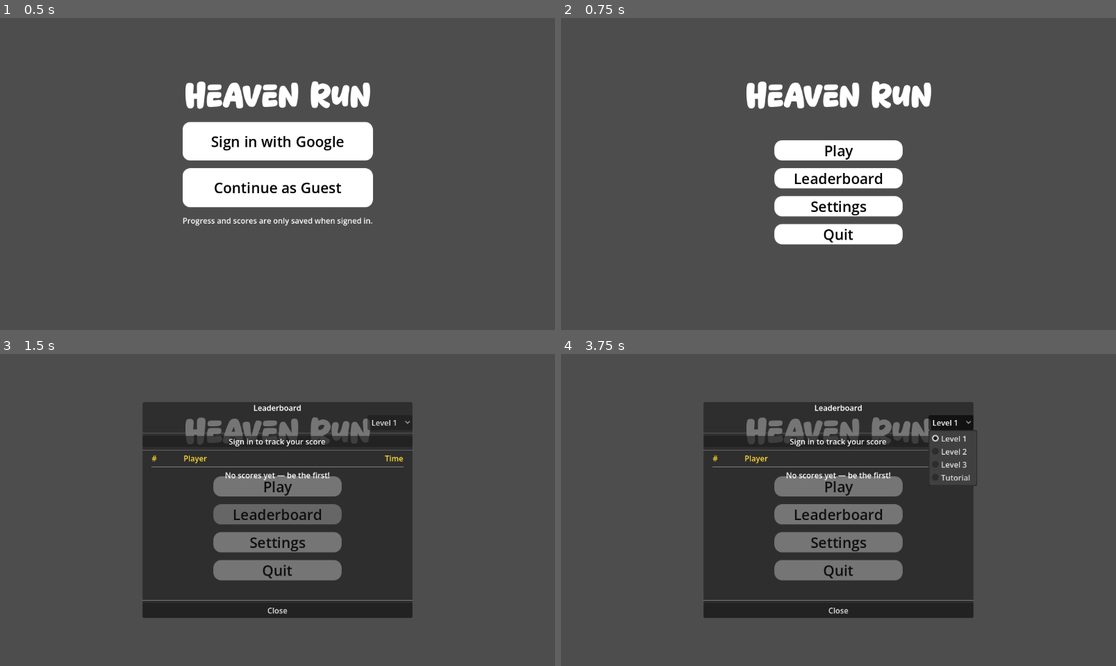
Above: before the commit, frames 1-4 (two rows, left to right).
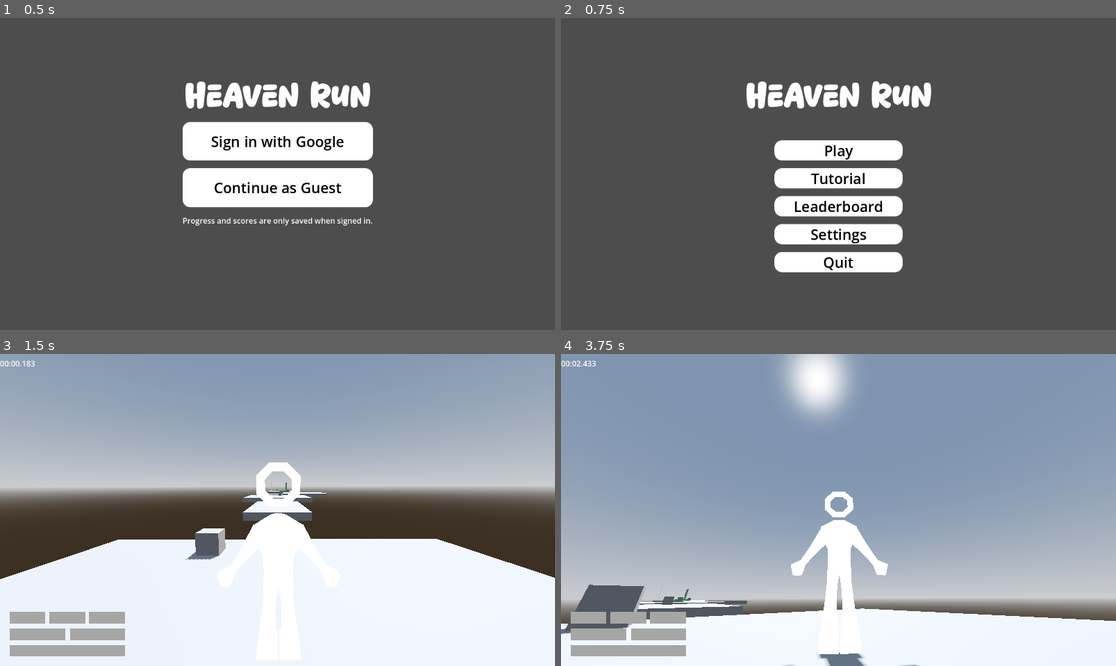
Above: after the commit, the same moments.

Repository: jpvds1/DDJD
Game: Godot game, scene res://scenes/game_controller.tscn
The game is run twice, just before and just after one commit, with the same random seed, the same clock (stepped at 60 frames per second) and the same inputs. The engine's default icon, where the game draws it, is replaced by a stand-in: a white triangle on a blue panel in a dark square.
Inputs (mouse positions are in pixels of both pictures, inside the frame that each line leads up to):
- Up to frame 1 (0.5 s): no input
- Up to frame 2 (0.75 s): click "Continue as Guest" at 0.5 s
- Up to frame 3 (1.5 s): click (277, 513) at 1.25 s, where only the run after the commit has a clickable "Tutorial"
- Up to frame 4 (3.75 s): click (838, 485) at 2 s, where only the run before the commit has a clickable "Play"; click (838, 485) at 2.75 s, where only the run before the commit has a clickable "Play"; click (949, 422) at 3.5 s, where only the run before the commit has a clickable "Level 1"

Frame 1 is identical in both runs. In frame 2, 2.4% of the frame differs, in the area x 38-62%, y 49-82%; in frame 3, 95%; in frame 4, 98%, in the area x 0-100%, y 0-100%.

Commit message:
mwnu and levels

Diff:
--- a/platformer-game/scenes/levels/level_2.tscn
+++ b/platformer-game/scenes/levels/level_2.tscn
@@ -6,12 +6,12 @@
 [ext_resource type="PackedScene" uid="uid://6sseieh1wxj" path="res://scenes/building_materials/checkpoint_platform.tscn" id="4_x42e6"]
 [ext_resource type="PackedScene" uid="uid://dy8jnv2byaaoj" path="res://scenes/ui/main_UI.tscn" id="5_6761a"]
 [ext_resource type="PackedScene" uid="uid://bhr3nup1cprgt" path="res://scenes/building_materials/end_platform.tscn" id="5_sk5k4"]
-[ext_resource type="PackedScene" uid="uid://csjbg210nkp6l" path="res://scenes/building_materials/saw_group.tscn" id="7_oc4kc"]
+[ext_resource type="PackedScene" path="res://scenes/building_materials/saw.tscn" id="7_oc4kc"]
 [ext_resource type="PackedScene" uid="uid://cyw8iqn0l8uak" path="res://scenes/building_materials/spike_trap.tscn" id="8_s8va5"]
 [ext_resource type="PackedScene" uid="uid://rtexe01uxxw6" path="res://scenes/building_materials/laser.tscn" id="9_dga24"]
-[ext_resource type="PackedScene" path="res://scenes/building_materials/runnable_wall.tscn" id="10_qxy0u"]
-[ext_resource type="PackedScene" path="res://scenes/building_materials/torch.tscn" id="11_torch1"]
-[ext_resource type="PackedScene" path="res://scenes/building_materials/wreckingball.tscn" id="12_wreck1"]
+[ext_resource type="PackedScene" uid="uid://cwdtuabcl86cl" path="res://scenes/building_materials/runnable_wall.tscn" id="10_qxy0u"]
+[ext_resource type="PackedScene" uid="uid://bvxe8ela3dk1g" path="res://scenes/building_materials/torch.tscn" id="11_torch1"]
+[ext_resource type="PackedScene" path="res://scenes/building_materials/wrecking_ball.tscn" id="12_wreck1"]
 
 [sub_resource type="ProceduralSkyMaterial" id="ProceduralSkyMaterial_64t6i"]
 sky_horizon_color = Color(0.66224277, 0.6717428, 0.6867428, 1)
@@ -42,11 +42,10 @@
 shadow_enabled = true
 
 [node name="CharacterBody3D" parent="." unique_id=1782536310 instance=ExtResource("1_ksju7")]
-transform = Transform3D(-0.99999917, 0, -0.0012740211, 0, 1, 0, 0.0012740211, 0, -0.99999917, 0, 0.508, 0)
+transform = Transform3D(-0.99999917, 0, -0.0012740211, 0, 1, 0, 0.0012740211, 0, -0.99999917, 0, 0.508, 0.41215372)
 
 [node name="Killzone" parent="." unique_id=767733067 instance=ExtResource("3_nsrm0")]
 transform = Transform3D(1, 0, 0, 0, 1, 0, 0, 0, 1, 0, -1.1847544, 0)
-collision_mask = 1
 
 [node name="CollisionShape3D" parent="Killzone" index="0" unique_id=1440156319]
 transform = Transform3D(1, 0, 0, 0, 1, 0, 0, 0, 1, 78, 0, 0)
@@ -65,17 +64,14 @@
 
 [node name="Course" type="Node3D" parent="." unique_id=191002113]
 
-[node name="Killzone" parent="Course" unique_id=767733067 instance=ExtResource("3_nsrm0")]
+[node name="Killzone" parent="Course" unique_id=545161178 instance=ExtResource("3_nsrm0")]
 transform = Transform3D(2, 0, 0, 0, 2, 0, 0, 0, 2, -37.132317, -10.922566, 25.248714)
-
-[node name="CollisionShape3D" parent="Course/Killzone" index="0" unique_id=1440156319]
-transform = Transform3D(1, 0, 0, 0, 1, 0, 0, 0, 1, 141.957, 0, -36.809204)
 
 [node name="Torch_01" parent="Course" unique_id=210010002 instance=ExtResource("11_torch1")]
 transform = Transform3D(1, 0, 0, 0, 1, 0, 0, 0, 1, 0, 1.5, 1.2)
 
 [node name="Torch_02" parent="Course" unique_id=210010005 instance=ExtResource("11_torch1")]
-transform = Transform3D(1, 0, 0, 0, 1, 0, 0, 0, 1, 22, 8.5, -7)
+transform = Transform3D(1, 0, 0, 0, 1, 0, 0, 0, 1, 24.929304, 8.5, -7)
 
 [node name="Torch_03" parent="Course" unique_id=210010010 instance=ExtResource("11_torch1")]
 transform = Transform3D(1, 0, 0, 0, 1, 0, 0, 0, 1, 12, 5.5, -1)
@@ -87,17 +83,12 @@
 [node name="Torch_04" parent="Course" unique_id=210010017 instance=ExtResource("11_torch1")]
 transform = Transform3D(1, 0, 0, 0, 1, 0, 0, 0, 1, 23, 2.2121072, 6)
 
-[node name="SpikeTrap_05" parent="Course" unique_id=210010018 instance=ExtResource("8_s8va5")]
-transform = Transform3D(1, 0, 0, 0, 1, 0, 0, 0, 1, 22, 3.3, 0)
-
 [node name="RunnableWall_02" parent="Course" unique_id=210010019 instance=ExtResource("10_qxy0u")]
-transform = Transform3D(0.866, 0, -0.5, 0, 1, 0, 0.5, 0, 0.866, 28, 5.2, 0)
+transform = Transform3D(0.5242757, 0, -0.85152274, 0, 1, 0, 0.85152274, 0, 0.5242757, 24.231976, 5.2, 8.189923)
 size = Vector3(1, 3, 7)
 
 [node name="Wreckingball_Final" parent="Course" unique_id=210010025 instance=ExtResource("12_wreck1")]
 transform = Transform3D(0.99901545, 0.043995723, 0.005689742, -0.043996435, 0.99903166, 0, -0.0056842333, -0.00025032842, 0.9999838, 49.0809, 16.057327, 0)
-velocidad = 2.9
-amplitud = 22.0
 
 [node name="FakeEndPlatform" parent="Course" unique_id=210010026 instance=ExtResource("5_sk5k4")]
 transform = Transform3D(14.770636, 0.12548566, -1.0875297, -2.3146951, 0.9502, -2.4367828, 1.2126491, 0.28526023, 8.595312, 48, 3.5, 0)
@@ -111,8 +102,6 @@
 
 [node name="Wreckingball_Final2" parent="Course" unique_id=749760885 instance=ExtResource("12_wreck1")]
 transform = Transform3D(-0.0037069004, -0.0048673665, -0.9999813, 0.06360096, 0.9979624, -0.005093278, 0.99796855, -0.063618645, -0.0033897848, 53.071133, 15.858788, 0.012164116)
-velocidad = 2.9
-amplitud = 22.0
 
 [node name="FakeEndPlatform2" parent="Course" unique_id=537576493 instance=ExtResource("5_sk5k4")]
 transform = Transform3D(13.228279, -0.00065078447, -4.243172, 4.5919795, 0.7613035, 5.144193, 5.3783216, -0.64839536, 6.044235, 89.008095, 3.5, 8.634001)
@@ -183,9 +172,11 @@
 [node name="Laser3" parent="Course" unique_id=1015596349 instance=ExtResource("9_dga24")]
 transform = Transform3D(-0.9998305, 0, 0.018412177, 0, 1, 0, -0.018412177, 0, -0.9998305, 140.19626, 2.0775251, 10.072029)
 
+[node name="RunnableWall_03" parent="Course" unique_id=1853882435 instance=ExtResource("10_qxy0u")]
+transform = Transform3D(-0.007900865, -0.06981329, 0.9974993, -0.99978465, 0.018099733, -0.0066522597, -0.01759005, -0.99739593, -0.06994129, -1.3168601, 0.11453966, 0.061930925)
+size = Vector3(1, 5.9520264, 9.038086)
+
 [node name="Wreckingball_Final2" parent="." unique_id=7200639 instance=ExtResource("12_wreck1")]
 transform = Transform3D(-0.0037069004, -0.0048673665, -0.9999813, 0.06360096, 0.9979624, -0.005093278, 0.99796855, -0.063618645, -0.0033897848, 44.379272, 15.858788, 0.012164116)
-velocidad = 2.9
-amplitud = 22.0
 
 [editable path="Killzone"]
--- a/platformer-game/scenes/levels/level_3.tscn
+++ b/platformer-game/scenes/levels/level_3.tscn
@@ -6,12 +6,12 @@
 [ext_resource type="PackedScene" uid="uid://6sseieh1wxj" path="res://scenes/building_materials/checkpoint_platform.tscn" id="4_x42e6"]
 [ext_resource type="PackedScene" uid="uid://dy8jnv2byaaoj" path="res://scenes/ui/main_UI.tscn" id="5_6761a"]
 [ext_resource type="PackedScene" uid="uid://bhr3nup1cprgt" path="res://scenes/building_materials/end_platform.tscn" id="5_sk5k4"]
-[ext_resource type="PackedScene" uid="uid://csjbg210nkp6l" path="res://scenes/building_materials/saw_group.tscn" id="7_oc4kc"]
+[ext_resource type="PackedScene" path="res://scenes/building_materials/saw.tscn" id="7_oc4kc"]
 [ext_resource type="PackedScene" uid="uid://cyw8iqn0l8uak" path="res://scenes/building_materials/spike_trap.tscn" id="8_s8va5"]
 [ext_resource type="PackedScene" uid="uid://rtexe01uxxw6" path="res://scenes/building_materials/laser.tscn" id="9_dga24"]
-[ext_resource type="PackedScene" path="res://scenes/building_materials/runnable_wall.tscn" id="10_qxy0u"]
-[ext_resource type="PackedScene" path="res://scenes/building_materials/torch.tscn" id="11_torch1"]
-[ext_resource type="PackedScene" path="res://scenes/building_materials/wreckingball.tscn" id="12_wreck1"]
+[ext_resource type="PackedScene" uid="uid://cwdtuabcl86cl" path="res://scenes/building_materials/runnable_wall.tscn" id="10_qxy0u"]
+[ext_resource type="PackedScene" uid="uid://bvxe8ela3dk1g" path="res://scenes/building_materials/torch.tscn" id="11_torch1"]
+[ext_resource type="PackedScene" path="res://scenes/building_materials/wrecking_ball.tscn" id="12_wreck1"]
 
 [sub_resource type="ProceduralSkyMaterial" id="ProceduralSkyMaterial_64t6i"]
 sky_horizon_color = Color(0.66224277, 0.6717428, 0.6867428, 1)
@@ -42,7 +42,7 @@
 transform = Transform3D(-0.99999917, 0, -0.0012740211, 0, 1, 0, 0.0012740211, 0, -0.99999917, 0, 0.508, 0)
 
 [node name="Killzone" parent="." unique_id=767733067 instance=ExtResource("3_nsrm0")]
-transform = Transform3D(1, 0, 0, 0, 1, 0, 0, 0, 1, 0, -1.1847544, 0)
+transform = Transform3D(-0.018919034, 0, 1.9999105, 0, 2, 0, -1.9999105, 0, -0.018919034, 19.090683, -1.1847544, 0)
 
 [node name="CollisionShape3D" parent="Killzone" index="0" unique_id=1440156319]
 transform = Transform3D(1, 0, 0, 0, 1, 0, 0, 0, 1, 3.5545883, 0, 34)
@@ -104,8 +104,6 @@
 
 [node name="Wreckingball_Final" parent="Course" unique_id=210010016 instance=ExtResource("12_wreck1")]
 transform = Transform3D(0.99999976, -0.00070608035, 0, 0.00070608035, 0.99999976, 0, 0, 0, 1, 61.91475, 17.493622, 2.1200576)
-velocidad = 2.9
-amplitud = 44.0
 
 [node name="EndPlatform" parent="Course" unique_id=210010017 instance=ExtResource("5_sk5k4")]
 transform = Transform3D(15, 0, 0, 0, 1, 0, 0, 0, 9, 81.5, 5.3, 0)
@@ -119,7 +117,5 @@
 
 [node name="Wreckingball_Final2" parent="Course" unique_id=749760885 instance=ExtResource("12_wreck1")]
 transform = Transform3D(-0.6102281, 0.00043087016, 0.79222566, 0.00070608035, 0.99999976, 0, -0.7922255, 0.000559375, -0.61022824, 61.91475, 17.493622, 2.1200576)
-velocidad = 2.9
-amplitud = 44.0
 
 [editable path="Killzone"]
--- a/platformer-game/scenes/ui/main_menu.tscn
+++ b/platformer-game/scenes/ui/main_menu.tscn
@@ -76,6 +76,20 @@
 theme_override_styles/focus = SubResource("StyleBoxEmpty_sl1te")
 text = "Play"
 
+[node name="Tutorial" type="Button" parent="VBoxContainer2" unique_id=2006495506]
+layout_mode = 2
+size_flags_vertical = 3
+theme_override_colors/font_color = Color(0, 0, 0, 1)
+theme_override_colors/font_focus_color = Color(0, 0, 0, 1)
+theme_override_colors/font_pressed_color = Color(0, 0, 0, 1)
+theme_override_colors/font_hover_color = Color(0, 0, 0, 1)
+theme_override_font_sizes/font_size = 30
+theme_override_styles/normal = SubResource("StyleBoxFlat_87aya")
+theme_override_styles/pressed = SubResource("StyleBoxFlat_sl1te")
+theme_override_styles/hover = SubResource("StyleBoxFlat_fe2o3")
+theme_override_styles/focus = SubResource("StyleBoxEmpty_sl1te")
+text = "Tutorial"
+
 [node name="Customization" type="Button" parent="VBoxContainer2" unique_id=250529910]
 layout_mode = 2
 size_flags_vertical = 3
@@ -133,6 +147,7 @@
 text = "Quit"
 
 [connection signal="pressed" from="VBoxContainer2/Play" to="." method="_on_play_pressed"]
+[connection signal="pressed" from="VBoxContainer2/Tutorial" to="." method="_on_tutorial_pressed"]
 [connection signal="pressed" from="VBoxContainer2/Customization" to="." method="_on_customization_pressed"]
 [connection signal="pressed" from="VBoxContainer2/Leaderboard" to="." method="_on_leaderboard_pressed"]
 [connection signal="pressed" from="VBoxContainer2/Settings" to="." method="_on_settings_pressed"]
--- a/platformer-game/scripts/ui/main_menu.gd
+++ b/platformer-game/scripts/ui/main_menu.gd
@@ -8,6 +8,9 @@
 
 func _on_play_pressed() -> void:
 	Global.game_controller.change_GUI_scene("res://scenes/ui/levels_menu.tscn")
+
+func _on_tutorial_pressed() -> void:
+	Global.game_controller.change_3D_scene.call_deferred("res://scenes/levels/tutorial.tscn")
 
 func _on_customization_pressed() -> void:
 	Global.game_controller.change_GUI_scene("res://scenes/ui/customization_menu.tscn")
Not shown: 1 places in platformer-game/scenes/levels/level_2.tscn that only renumber resources
Not shown: 1 places in platformer-game/scenes/levels/level_3.tscn that only renumber resources
